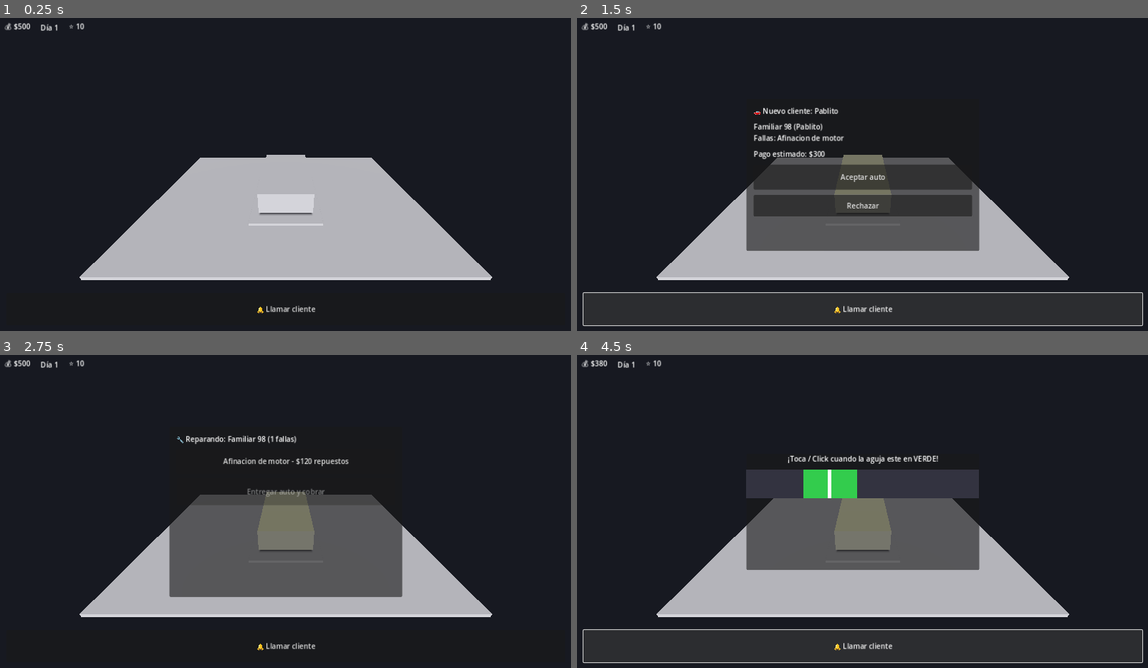
Above: before the commit, frames 1-4 (two rows, left to right).
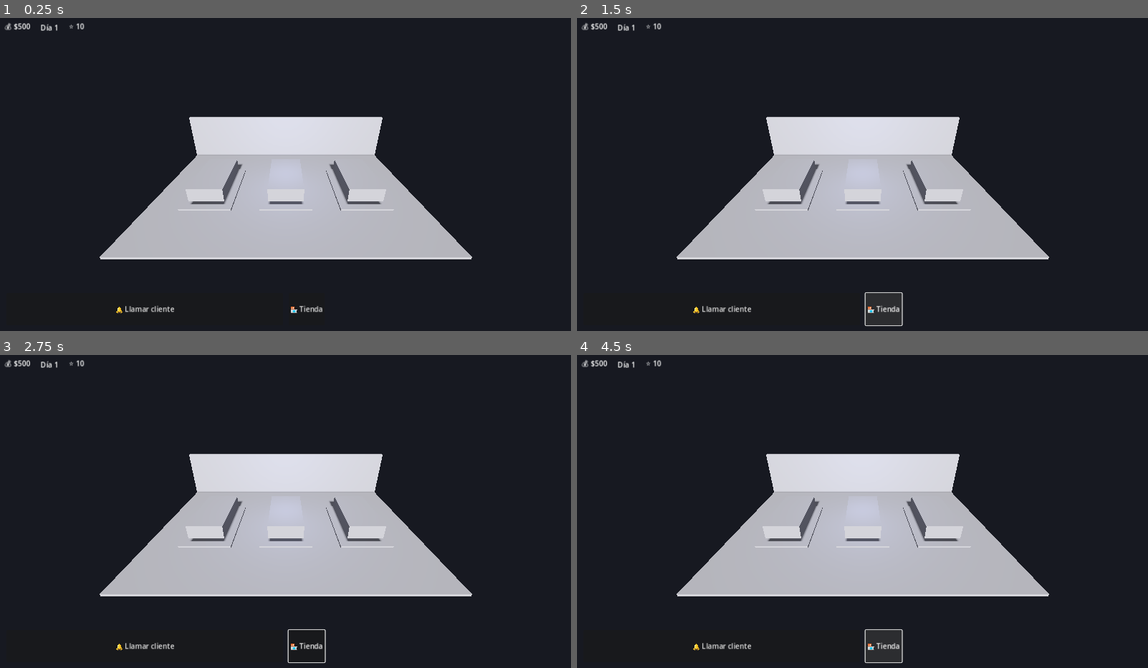
Above: after the commit, the same moments.

Repository: EzeCa2024/Garage-Barrio.
Game: Godot game, scene res://scenes/Main.tscn
Same seed, same stepped clock (60 frames per second), same inputs: the game is played once before the commit and once after it.
Inputs (mouse positions are in pixels of both pictures, inside the frame that each line leads up to):
- Up to frame 1 (0.25 s): no input
- Up to frame 2 (1.5 s): click "🔔 Llamar cliente" at 0.5 s; click (885, 309) at 1.25 s, where only the run after the commit has a clickable "🏪 Tienda"
- Up to frame 3 (2.75 s): click (285, 514) at 2 s, where only the run before the commit has a clickable "Aceptar auto"
- Up to frame 4 (4.5 s): click (862, 461) at 2.75 s, where only the run before the commit has a clickable "Afinacion de motor - $120 rep…"; click "🔔 Llamar cliente" at 3.5 s; click (885, 646) at 4.25 s, where only the run after the commit has a clickable "🏪 Tienda"

The runs differ from the first frame. In frame 1, 12% of the frame differs, in the area x 13-87%, y 31-95%; in frame 2, 22%; in frame 3, 22%, in the area x 13-87%, y 25-99%; in frame 4, 20%.
Error after the commit: Parse Error: Identifier "AudioStreamWav" not declared in the current scope. (res://scripts/sound_manager.gd:27)

Commit message:
v0.2 taller 3D + tienda (scenes/Main.tscn)

Diff:
--- a/scenes/Main.tscn
+++ b/scenes/Main.tscn
@@ -8,15 +8,20 @@
 [ext_resource type="Script" path="res://scripts/client_panel.gd" id="6_client"]
 [ext_resource type="Script" path="res://scripts/repair_panel.gd" id="7_repair"]
 [ext_resource type="Script" path="res://scripts/repair_minigame.gd" id="8_mini"]
+[ext_resource type="Script" path="res://scripts/shop_panel.gd" id="9_shop"]
+[ext_resource type="Script" path="res://scripts/sound_manager.gd" id="10_sound"]
 
 [sub_resource type="BoxMesh" id="BoxMesh_floor"]
-size = Vector3(10, 0.1, 8)
+size = Vector3(14, 0.1, 10)
 
 [sub_resource type="BoxMesh" id="BoxMesh_car"]
 size = Vector3(1.8, 0.7, 3.6)
 
 [sub_resource type="BoxMesh" id="BoxMesh_lift"]
-size = Vector3(2.4, 0.2, 4.2)
+size = Vector3(2.6, 0.2, 4.4)
+
+[sub_resource type="BoxMesh" id="BoxMesh_wall"]
+size = Vector3(14, 3, 0.3)
 
 [sub_resource type="Environment" id="Env_1"]
 background_mode = 1
@@ -36,7 +41,7 @@
 shadow_enabled = true
 
 [node name="Camera3D" type="Camera3D" parent="."]
-transform = Transform3D(1, 0, 0, 0, 0.9, 0.435891, 0, -0.435891, 0.9, 0, 4.5, 7.5)
+transform = Transform3D(1, 0, 0, 0, 0.88, 0.47, 0, -0.47, 0.88, 0, 6.5, 10.5)
 
 [node name="Game" type="Node" parent="."]
 script = ExtResource("2_game")
@@ -44,19 +49,48 @@
 [node name="Clients" type="Node" parent="."]
 script = ExtResource("4_clients")
 
+[node name="Sound" type="Node" parent="."]
+script = ExtResource("10_sound")
+
 [node name="Garage" type="Node3D" parent="."]
 script = ExtResource("3_garage")
 
 [node name="Floor" type="MeshInstance3D" parent="Garage"]
 mesh = SubResource("BoxMesh_floor")
 
-[node name="Lift" type="MeshInstance3D" parent="Garage"]
+[node name="BackWall" type="MeshInstance3D" parent="Garage"]
+transform = Transform3D(1, 0, 0, 0, 1, 0, 0, 0, 1, 0, 1.5, -5)
+mesh = SubResource("BoxMesh_wall")
+
+[node name="Lift1" type="MeshInstance3D" parent="Garage"]
+transform = Transform3D(1, 0, 0, 0, 1, 0, 0, 0, 1, -4, 0.05, 0)
+mesh = SubResource("BoxMesh_lift")
+
+[node name="Lift2" type="MeshInstance3D" parent="Garage"]
 transform = Transform3D(1, 0, 0, 0, 1, 0, 0, 0, 1, 0, 0.05, 0)
 mesh = SubResource("BoxMesh_lift")
 
-[node name="CarBody" type="MeshInstance3D" parent="Garage"]
+[node name="Lift3" type="MeshInstance3D" parent="Garage"]
+transform = Transform3D(1, 0, 0, 0, 1, 0, 0, 0, 1, 4, 0.05, 0)
+mesh = SubResource("BoxMesh_lift")
+
+[node name="CarBody1" type="MeshInstance3D" parent="Garage"]
+transform = Transform3D(1, 0, 0, 0, 1, 0, 0, 0, 1, -4, 0.7, 0)
+mesh = SubResource("BoxMesh_car")
+
+[node name="CarBody2" type="MeshInstance3D" parent="Garage"]
 transform = Transform3D(1, 0, 0, 0, 1, 0, 0, 0, 1, 0, 0.7, 0)
 mesh = SubResource("BoxMesh_car")
+
+[node name="CarBody3" type="MeshInstance3D" parent="Garage"]
+transform = Transform3D(1, 0, 0, 0, 1, 0, 0, 0, 1, 4, 0.7, 0)
+mesh = SubResource("BoxMesh_car")
+
+[node name="DecoLight" type="OmniLight3D" parent="Garage"]
+transform = Transform3D(1, 0, 0, 0, 1, 0, 0, 0, 1, 0, 3, 0)
+light_color = Color(0.7, 0.75, 1, 1)
+light_energy = 0.6
+omni_range = 12.0
 
 [node name="UI" type="CanvasLayer" parent="."]
 
@@ -82,7 +116,7 @@
 [node name="RepLabel" type="Label" parent="UI/HUD/TopBar"]
 text = "⭐ 10"
 
-[node name="NextClientButton" type="Button" parent="UI"]
+[node name="BottomBar" type="HBoxContainer" parent="UI"]
 anchor_top = 1.0
 anchor_right = 1.0
 anchor_bottom = 1.0
@@ -90,7 +124,17 @@
 offset_top = -96.0
 offset_right = -16.0
 offset_bottom = -24.0
+theme_override_constants/separation = 12
+
+[node name="NextClientButton" type="Button" parent="UI/BottomBar"]
+size_flags_horizontal = 3
+custom_minimum_size = Vector2(0, 64)
 text = "🔔 Llamar cliente"
+
+[node name="ShopButton" type="Button" parent="UI/BottomBar"]
+size_flags_horizontal = 2
+custom_minimum_size = Vector2(0, 64)
+text = "🏪 Tienda"
 
 [node name="ClientPanel" type="Control" parent="UI"]
 visible = false
@@ -199,7 +243,6 @@
 color = Color(0.2, 0.2, 0.25, 1)
 
 [node name="Zone" type="ColorRect" parent="UI/Minigame/Panel/VBox/Bar"]
-anchor_top = 0.0
 anchor_right = 1.0
 anchor_bottom = 1.0
 color = Color(0.2, 0.8, 0.3, 1)
@@ -207,3 +250,41 @@
 [node name="Needle" type="ColorRect" parent="UI/Minigame/Panel/VBox/Bar"]
 custom_minimum_size = Vector2(8, 64)
 color = Color(1, 1, 1, 1)
+
+[node name="ShopPanel" type="Control" parent="UI"]
+visible = false
+anchor_left = 0.5
+anchor_top = 0.5
+anchor_right = 0.5
+anchor_bottom = 0.5
+offset_left = -300.0
+offset_top = -250.0
+offset_right = 300.0
+offset_bottom = 250.0
+script = ExtResource("9_shop")
+
+[node name="Panel" type="PanelContainer" parent="UI/ShopPanel"]
+anchor_right = 1.0
+anchor_bottom = 1.0
+
+[node name="Margin" type="MarginContainer" parent="UI/ShopPanel/Panel"]
+theme_override_constants/margin_left = 16
+theme_override_constants/margin_top = 16
+theme_override_constants/margin_right = 16
+theme_override_constants/margin_bottom = 16
+
+[node name="VBox" type="VBoxContainer" parent="UI/ShopPanel/Panel/Margin"]
+theme_override_constants/separation = 10
+
+[node name="Title" type="Label" parent="UI/ShopPanel/Panel/Margin/VBox"]
+text = "Tienda"
+
+[node name="MoneyLabel" type="Label" parent="UI/ShopPanel/Panel/Margin/VBox"]
+text = "Plata"
+
+[node name="ShopList" type="VBoxContainer" parent="UI/ShopPanel/Panel/Margin/VBox"]
+theme_override_constants/separation = 8
+
+[node name="CloseButton" type="Button" parent="UI/ShopPanel/Panel/Margin/VBox"]
+custom_minimum_size = Vector2(0, 56)
+text = "Cerrar"
Not shown: 1 places in scenes/Main.tscn that only renumber resources
